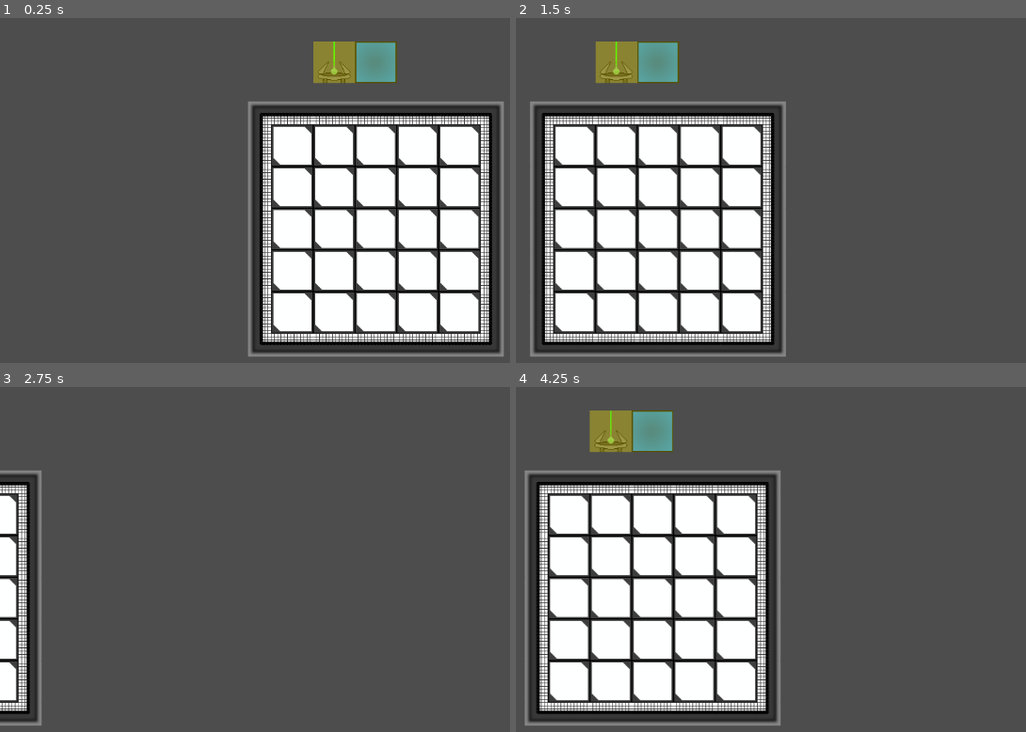
Above: before the commit, frames 1-4 (two rows, left to right).
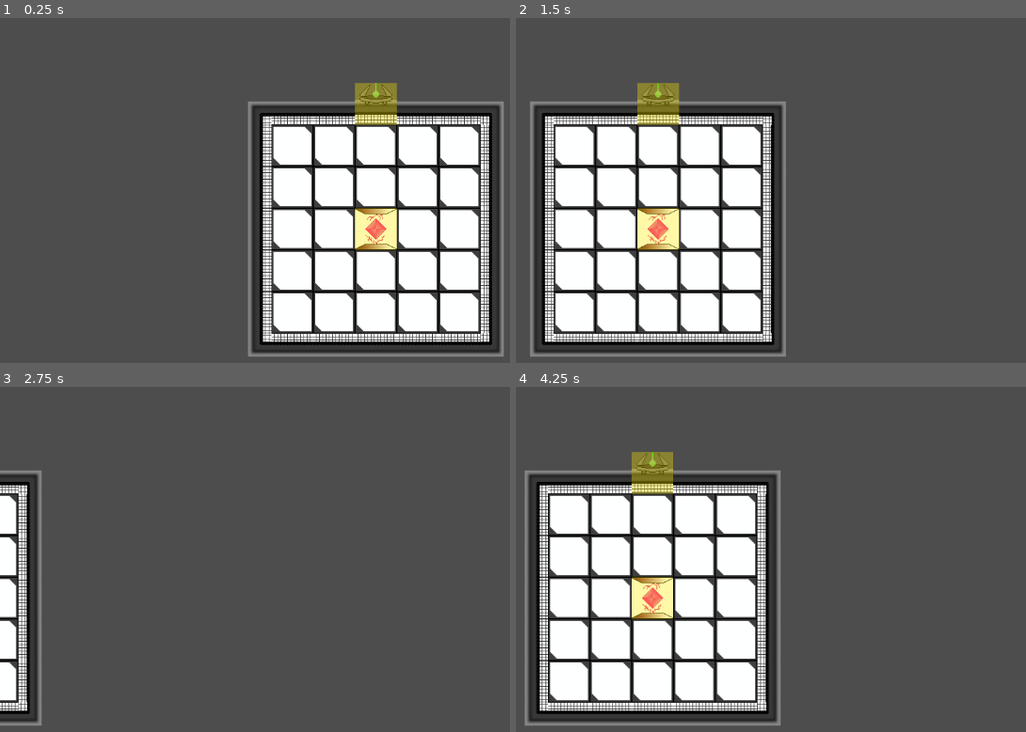
Above: after the commit, the same moments.

Repository: ssustrich/SpaceColonyStarter
Game: Godot game, scene res://art/tiles/main.tscn
Same seed, same stepped clock (60 frames per second), same inputs: the game is played once before the commit and once after it. The engine's default icon, where the game draws it, is replaced by a stand-in: a white triangle on a blue panel in a dark square.
Inputs (mouse positions are in pixels of both pictures, inside the frame that each line leads up to):
- Up to frame 1 (0.25 s): no input
- Up to frame 2 (1.5 s): tap Enter at 0.5 s; move the mouse to (outside the picture) at 0.52 s; hold Right (ui_right) 0.53-1.25 s; hold B (toggle_build) 0.53-1.25 s; click (outside the picture) at 0.67 s; drag from (740, 249) to (852, 314) at 1.27 s
- Up to frame 3 (2.75 s): tap Space at 2 s; move the mouse to (448, 504) at 2.02 s; hold Right (ui_right) from 2.03 s (still down); hold H (toggle_hull_expand) from 2.03 s (still down)
- Up to frame 4 (4.25 s): release Right (ui_right) at 2.75 s; release H (toggle_hull_expand) at 2.75 s; drag from (852, 683) to (663, 535) at 2.77 s; tap Enter at 3.5 s; move the mouse to (outside the picture) at 3.52 s; hold Left (ui_left) from 3.53 s (still down); hold D (toggle_drill_place) from 3.53 s (still down)

The runs differ from the first frame. In frame 1, 4.7% of the frame differs, in the area x 51-96%, y 6-95%; in frame 2, 4.7%; in frame 3, less than 0.1%; in frame 4, 4.8%, in the area x 4-50%, y 6-95%.
Error in both runs: Invalid type in function '_set_layer_cell' in base 'Node (GlobalUtils.gd)'. Cannot convert argument 4 from Array to Vector2i. (res://scripts/managers/construct…

Commit message:
Zones as tiles wit Opacity works

Diff:
--- a/blocks/modules.json
+++ b/blocks/modules.json
@@ -98,9 +98,9 @@
 	"solar_collector": {
 	  "layer": 0,
 	  "atlas_coords": [
-		0,
-		1,
-		1
+		1,
+		1,
+		3
 	  ],
 	  "cost": {
 		"metal": 10,
@@ -116,7 +116,7 @@
 	  "atlas_coords": [
 		1,
 		0,
-		3
+		4
 	  ],
 	  "cost": {
 		"metal": 20,
--- a/blocks/zones.json
+++ b/blocks/zones.json
@@ -1,30 +1,30 @@
 {
   "unassigned": {
-    "display_name": "Unassigned",
-    "atlas_coords": [0, -1, -1],
-    "opacity": 0.0,
-    "allowed_categories": ["structure"],
-    "job_filters": []
+	"display_name": "Unassigned",
+	"atlas_coords": [0, -1, -1],
+	"opacity": 0.0,
+	"allowed_categories": ["structure"],
+	"job_filters": []
   },
   "general": {
-    "display_name": "Habitation",
-    "atlas_coords": [2, 0, 0],
-    "opacity": 0.35,
-    "allowed_categories": ["general", "habitat", "structure"],
-    "job_filters": []
+	"display_name": "Habitation",
+	"atlas_coords": [2, 0, 0],
+	"opacity": 0.35,
+	"allowed_categories": ["general", "habitat", "structure"],
+	"job_filters": []
   },
   "storage": {
-    "display_name": "Logistics",
-    "atlas_coords": [2, 1, 0],
-    "opacity": 0.35,
-    "allowed_categories": ["storage", "structure"],
-    "job_filters": ["generalist", "quartermaster"]
+	"display_name": "Logistics",
+	"atlas_coords": [2, 1, 0],
+	"opacity": 0.35,
+	"allowed_categories": ["storage", "structure"],
+	"job_filters": ["generalist", "quartermaster"]
   },
   "industrial": {
-    "display_name": "Industrial",
-    "atlas_coords": [2, 2, 0],
-    "opacity": 0.35,
-    "allowed_categories": ["industry", "power", "structure"],
-    "job_filters": ["generalist", "engineer"]
+	"display_name": "Industrial",
+	"atlas_coords": [2, 2, 0],
+	"opacity": 0.35,
+	"allowed_categories": ["industry", "power", "structure"],
+	"job_filters": ["generalist", "engineer"]
   }
 }
--- a/scripts/managers/game_initializer.gd
+++ b/scripts/managers/game_initializer.gd
@@ -87,8 +87,8 @@
 						#zone_manager.ensure_zone(tile_pos, zone_manager.get_default_zone_for_category(zone_manager.get_module_category("floor")))
 
 		var starter_modules := {
-				"solar_collector": Vector2i(2, -2),
-				"void_drill": Vector2i(1, -2),
+				"solar_collector": Vector2i(2, 2),
+				"void_drill": Vector2i(2, -1),
 		}
 
 		for module_type in starter_modules.keys():
--- a/scripts/managers/zone_manager.gd
+++ b/scripts/managers/zone_manager.gd
@@ -290,7 +290,7 @@
 	var tile_data := overlay.get_cell_tile_data(layer, tile_pos)
 	if tile_data == null:
 		return
-	var opacity := clamp(float(zone_data.get("opacity", DEFAULT_OPACITY)), 0.0, 1.0)
+	var opacity: Variant = clamp(float(zone_data.get("opacity", DEFAULT_OPACITY)), 0.0, 1.0)
 	var color_value = zone_data.get("color", Color(1, 1, 1, opacity))
 	var color: Color = color_value if color_value is Color else Color(1, 1, 1, opacity)
 	color.a = opacity if opacity >= 0.0 else color.a
Binary file changed: art/tiles/shipTileSet.png
